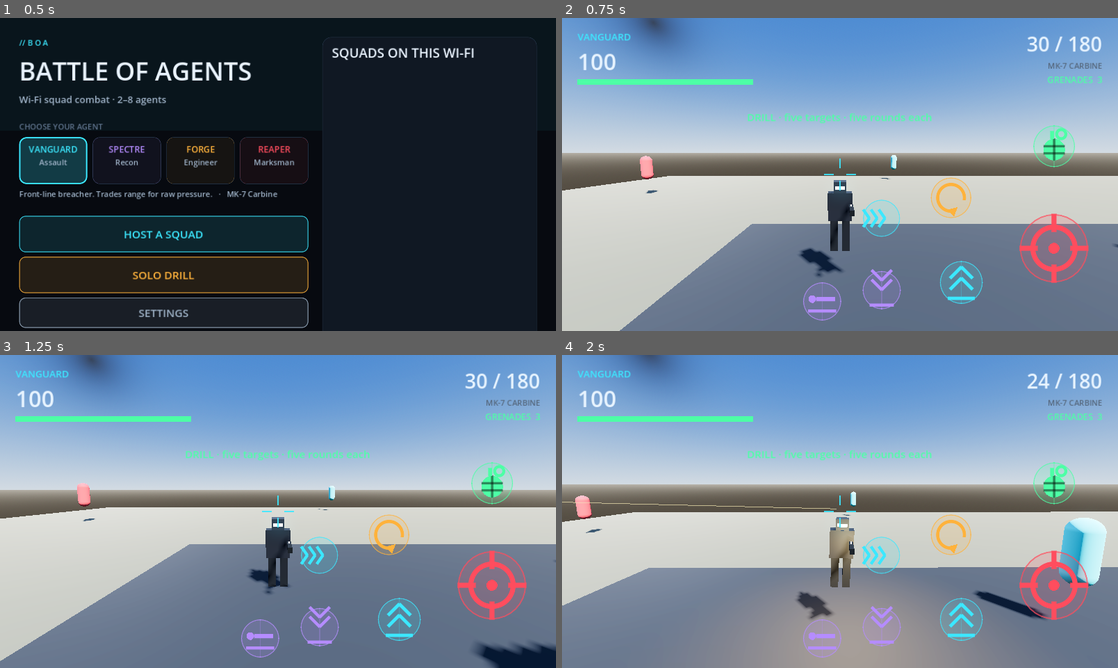
Above: before the commit, frames 1-4 (two rows, left to right).
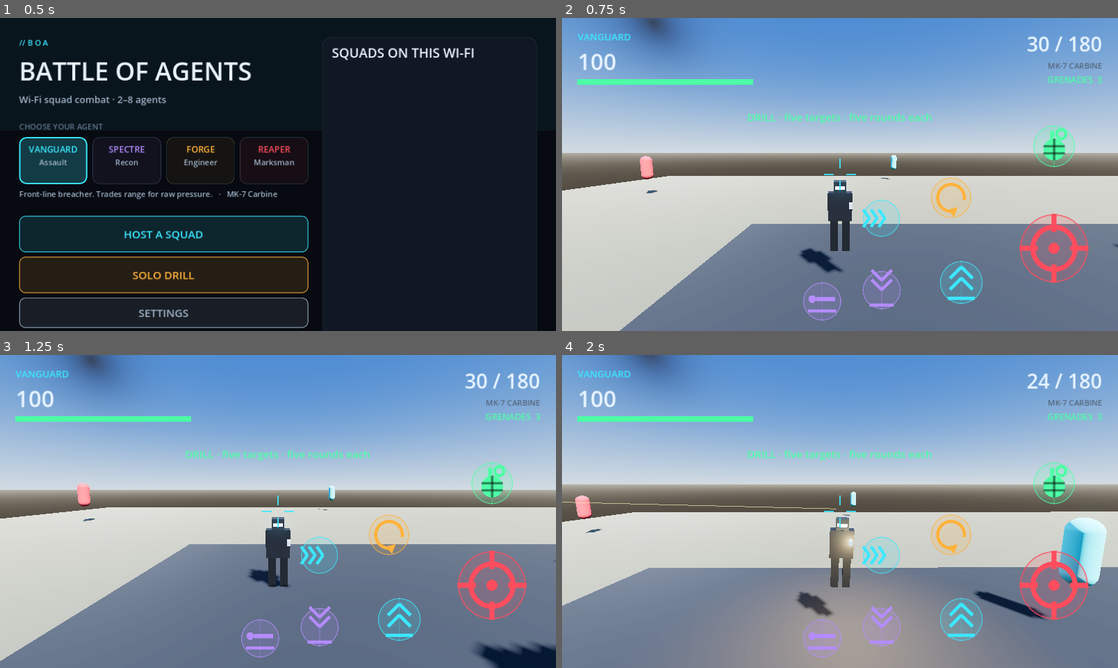
Above: after the commit, the same moments.

Repository: ElyasOmarcodes/My-Game
Game: Godot game, scene res://scenes/Main.tscn
Two runs of this game, one before a commit and one after it. Both use one fixed random seed, a clock stepped at 60 frames per second and the inputs below.
Inputs (mouse positions are in pixels of both pictures, inside the frame that each line leads up to):
- Up to frame 1 (0.5 s): no input
- Up to frame 2 (0.75 s): click "SOLO DRILL" at 0.5 s
- Up to frame 3 (1.25 s): no input
- Up to frame 4 (2 s): tap Enter at 1.25 s; move the mouse to (962, 495) at 1.27 s; hold D from 1.28 s (still down); hold Ctrl from 1.28 s (still down); click (962, 495) at 1.42 s; tap Space at 1.52 s

Frame 1 is identical in both runs. In frame 2, less than 0.1% of the frame differs, in the area x 45-53%, y 58-83%; in frame 3, less than 0.1%; in frame 4, 0.3%, in the area x 44-53%, y 52-85%.

Commit message:
Put both agents on one weapon mount
The last fix only touched the local player, and the line-up is remote agents —
so the screenshots came back with the guns still white and still sideways, which
is exactly the drift that comes of two copies of the same job. WeaponMount is
the one copy: it follows the hand bone's position, takes its heading from the
body, sizes the gun by its length and tints rather than paints it.

Co-Authored-By: Claude Opus 5 <noreply@anthropic.com>
Claude-Session: https://claude.ai/code/session_0119TpATQDcJ6F48dj6VQkgu

Diff:
--- a/godot/scripts/game/player.gd
+++ b/godot/scripts/game/player.gd
@@ -70,7 +70,7 @@
 var _animation: AnimationPlayer
 var _muzzle: Node3D
 var _muzzle_flash: OmniLight3D
-var _hand: BoneAttachment3D
+var _mount: WeaponMount
 var _controls: TouchControls
 var _library: AssetLibrary
 var _shape: CollisionShape3D
@@ -156,9 +156,6 @@
 	else:
 		_build_placeholder()
 
-	_muzzle = Node3D.new()
-	_muzzle.position = Vector3(0.25, 1.25, 0.55)
-	add_child(_muzzle)
 	_attach_weapon()
 
 func _build_placeholder() -> void:
@@ -190,41 +187,11 @@
 	return mesh
 
 func _attach_weapon() -> void:
-	var scene: PackedScene = null
-	if _library and _library.has("weapons"):
-		scene = _library.find("weapons", String(weapon_def.get("model_hint", "")))
-		if scene == null:
-			scene = _library.random("weapons")
-
-	if scene:
-		var instance := scene.instantiate() as Node3D
-		if instance:
-			# The gun rides the hand's position but keeps the body's heading.
-			# Parenting it to the bone as well inherits the bone's rotation, and
-			# an idle arm hangs down — which is why the last build's agents held
-			# their rifles sideways across their hips.
-			if _model_root.get_child_count() > 0:
-				_hand = ModelUtils.hand_attachment(_model_root.get_child(0) as Node3D)
-			_muzzle.add_child(instance)
-			# Two gun bodies carry five weapons, so size and colour are what
-			# separate a sidearm from a marksman rifle at a glance.
-			ModelUtils.fit_length_world(instance,
-				float(weapon_def.get("model_size", 0.6)))
-			_paint_weapon(instance, weapon_def.get("tint", Color.WHITE))
-	else:
-		_add_box(_muzzle, Vector3(0, 0, 0.2), Vector3(0.09, 0.12, 0.55), Color(0.08, 0.09, 0.1))
-		_add_box(_muzzle, Vector3(0, 0.08, 0.1), Vector3(0.03, 0.02, 0.1),
-			agent.get("accent", Color.CYAN), true)
-
-## Recolours the gun without hiding the model's own shading.
-func _paint_weapon(node: Node, tint: Color) -> void:
-	for child in node.get_children():
-		if child is MeshInstance3D:
-			var overlay := StandardMaterial3D.new()
-			overlay.albedo_color = Color(tint.r, tint.g, tint.b, 0.24)
-			overlay.transparency = BaseMaterial3D.TRANSPARENCY_ALPHA
-			(child as MeshInstance3D).material_overlay = overlay
-		_paint_weapon(child, tint)
+	var model: Node3D = null
+	if _model_root.get_child_count() > 0:
+		model = _model_root.get_child(0) as Node3D
+	_mount = WeaponMount.attach(self, _library, weapon_def, model)
+	_muzzle = _mount
 
 func _tint(node: Node) -> void:
 	# Team colour on the imported model, applied as an overlay so the kit's own
@@ -283,14 +250,9 @@
 	_drive_animation(planar)
 	_carry_weapon()
 
-## Keeps the weapon in the hand as the animation moves it, while it goes on
-## pointing where the agent is facing.
 func _carry_weapon() -> void:
-	if _muzzle == null:
-		return
-	if _hand != null and is_instance_valid(_hand):
-		_muzzle.global_position = _hand.global_position
-	_muzzle.global_rotation = Vector3(0.0, global_rotation.y, 0.0)
+	if _mount != null:
+		_mount.follow(global_rotation.y)
 
 ## Aim, smoothed. A raw touch drag arrives in coarse jumps, and feeding those
 ## straight into the camera is what makes a phone shooter feel cheap; easing
--- a/godot/scripts/game/remote_player.gd
+++ b/godot/scripts/game/remote_player.gd
@@ -19,6 +19,7 @@
 var _animation: AnimationPlayer
 var _last_position := Vector3.ZERO
 var _model: Node3D
+var _mount: WeaponMount
 
 static func create(library: AssetLibrary, entry: Dictionary) -> RemotePlayer:
 	var body := RemotePlayer.new()
@@ -85,61 +86,12 @@
 	_target_yaw = where.basis.get_euler().y
 	rotation.y = _target_yaw
 
-## The agent's weapon, in its hand where the rig offers one.
+## The agent's weapon, on the same mount the local player uses.
 func _arm(library: AssetLibrary) -> void:
-	if library == null or not library.has("weapons") or _model == null:
-		return
-	var weapon := AgentCatalog.weapon(String(agent.get("weapon", "")))
-	var scene: PackedScene = library.find("weapons", String(weapon.get("model_hint", "")))
-	if scene == null:
-		scene = library.random("weapons")
-	if scene == null:
-		return
-	var instance := scene.instantiate() as Node3D
-	if instance == null:
-		return
-
-	var hand := ModelUtils.hand_attachment(_model)
-	if hand != null:
-		hand.add_child(instance)
-	else:
-		add_child(instance)
-		instance.position = Vector3(0.28, 1.2, 0.35)
-	ModelUtils.fit_height_world(instance, 0.6)
-
-## Takes a hit like the local player does, so a shot that lands is visible from
-## both ends and a drill target can actually be knocked down.
-func apply_damage(amount: float, _attacker_id: String) -> void:
-	if not alive:
-		return
-	health = maxf(0.0, health - amount)
-	_flash_hit()
-	if health <= 0.0:
-		alive = false
-		visible = false
-		await get_tree().create_timer(3.0).timeout
-		health = max_health
-		alive = true
-		visible = true
-
-func _flash_hit() -> void:
 	if _model == null:
 		return
-	var overlay := StandardMaterial3D.new()
-	overlay.albedo_color = Color(1.0, 0.25, 0.25, 0.55)
-	overlay.transparency = BaseMaterial3D.TRANSPARENCY_ALPHA
-	overlay.emission_enabled = true
-	overlay.emission = Color(1.0, 0.3, 0.3)
-	overlay.emission_energy_multiplier = 2.0
-	_paint(_model, overlay)
-	await get_tree().create_timer(0.12).timeout
-	_paint(_model, null)
-
-func _paint(node: Node, overlay: Material) -> void:
-	for child in node.get_children():
-		if child is MeshInstance3D:
-			(child as MeshInstance3D).material_overlay = overlay
-		_paint(child, overlay)
+	_mount = WeaponMount.attach(self, library,
+		AgentCatalog.weapon(String(agent.get("weapon", ""))), _model)
 
 func _process(delta: float) -> void:
 	if has_meta("target_position"):
@@ -151,6 +103,8 @@
 	rotation.y = lerp_angle(rotation.y, _target_yaw, 1.0 - exp(-ROTATION_SMOOTHING * delta))
 
 	_drive_animation(travelled / maxf(delta, 0.0001))
+	if _mount != null:
+		_mount.follow(global_rotation.y)
 
 func _drive_animation(speed: float) -> void:
 	if _animation == null:
--- /dev/null
+++ b/godot/scripts/game/weapon_mount.gd
@@ -0,0 +1,78 @@
+class_name WeaponMount
+extends Node3D
+## Holds an agent's weapon: at the hand, pointing where the agent faces.
+##
+## Both the local player and every remote agent need exactly this, and when each
+## had its own copy the remote ones kept carrying their rifles sideways after the
+## local one was fixed. There is one copy now.
+##
+## The weapon is not parented to the hand bone. A bone carries the animation's
+## rotation with it, and an idle arm hangs down, so a gun parented to it points
+## at the floor across the agent's hip. This follows the bone's position and
+## takes its heading from the body instead — right in every pose, without an
+## aiming animation the rig does not have.
+
+var _hand: BoneAttachment3D
+
+## Builds the mount under `agent`, arms it from `library`, and returns it.
+static func attach(agent: Node3D, library: AssetLibrary, weapon: Dictionary,
+		model: Node3D) -> WeaponMount:
+	var mount := WeaponMount.new()
+	mount.position = Vector3(0.26, 1.22, 0.30)
+	agent.add_child(mount)
+	mount._arm(library, weapon, model)
+	return mount
+
+func _arm(library: AssetLibrary, weapon: Dictionary, model: Node3D) -> void:
+	if model != null:
+		_hand = ModelUtils.hand_attachment(model)
+
+	var scene: PackedScene = null
+	if library != null and library.has("weapons"):
+		scene = library.find("weapons", String(weapon.get("model_hint", "")))
+		if scene == null:
+			scene = library.find("weapons", "blaster")
+		if scene == null:
+			scene = library.random("weapons")
+	if scene == null:
+		_build_placeholder(weapon)
+		return
+
+	var instance := scene.instantiate() as Node3D
+	if instance == null:
+		_build_placeholder(weapon)
+		return
+	add_child(instance)
+
+	# Two gun bodies carry five weapons, so length and colour are what tell a
+	# sidearm from a marksman rifle at a glance. Length, not height: a gun is
+	# longer than it is tall, and fitting by height sizes them all the same.
+	ModelUtils.fit_length_world(instance, float(weapon.get("model_size", 0.5)))
+	_paint(instance, weapon.get("tint", Color.WHITE))
+
+func _build_placeholder(weapon: Dictionary) -> void:
+	var mesh := MeshInstance3D.new()
+	var box := BoxMesh.new()
+	box.size = Vector3(0.08, 0.12, float(weapon.get("model_size", 0.5)))
+	mesh.mesh = box
+	mesh.position.z = -box.size.z * 0.4
+	var material := StandardMaterial3D.new()
+	material.albedo_color = weapon.get("tint", Color(0.2, 0.2, 0.22))
+	mesh.material_override = material
+	add_child(mesh)
+
+## A tint over the kit's own shading, not a coat of paint over it.
+func _paint(node: Node, tint: Color) -> void:
+	for child in node.get_children():
+		if child is MeshInstance3D:
+			var overlay := StandardMaterial3D.new()
+			overlay.albedo_color = Color(tint.r, tint.g, tint.b, 0.24)
+			overlay.transparency = BaseMaterial3D.TRANSPARENCY_ALPHA
+			(child as MeshInstance3D).material_overlay = overlay
+		_paint(child, tint)
+
+## Call once a frame from the agent that owns it.
+func follow(body_yaw: float) -> void:
+	if _hand != null and is_instance_valid(_hand):
+		global_position = _hand.global_position
+	global_rotation = Vector3(0.0, body_yaw, 0.0)
